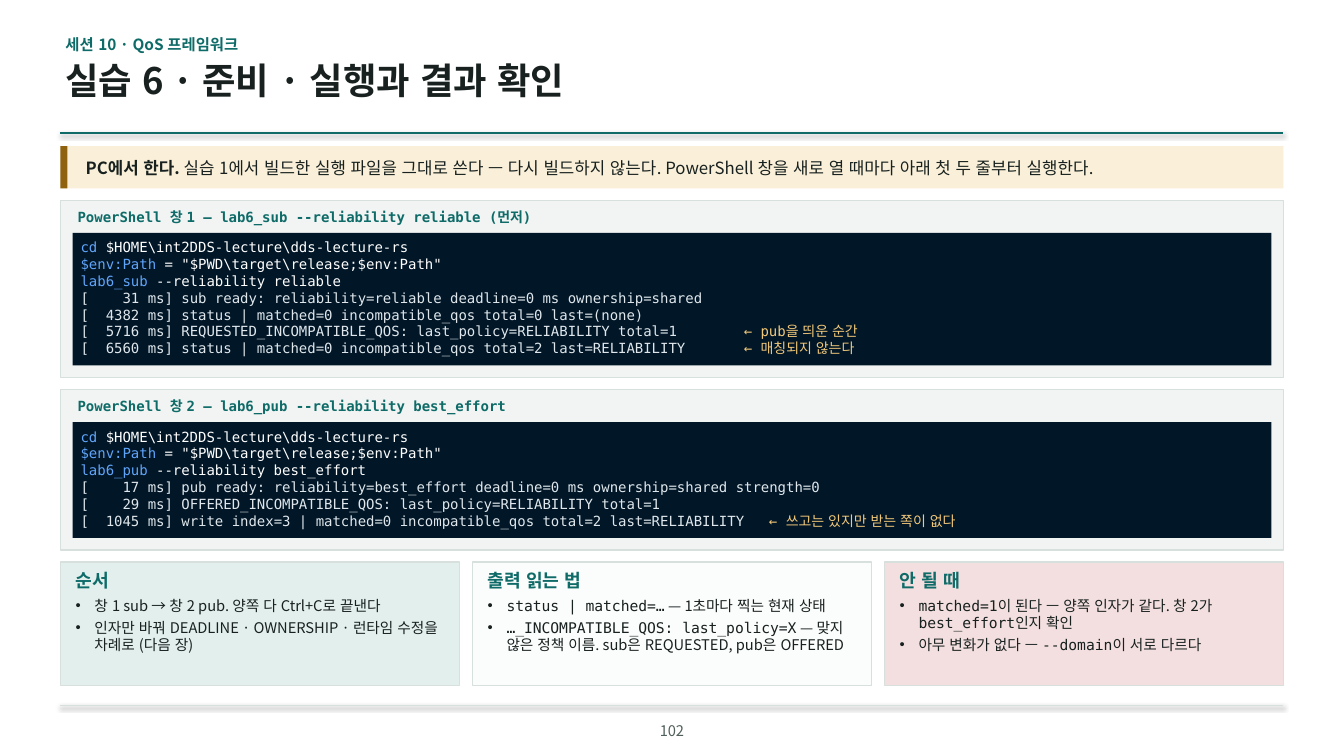
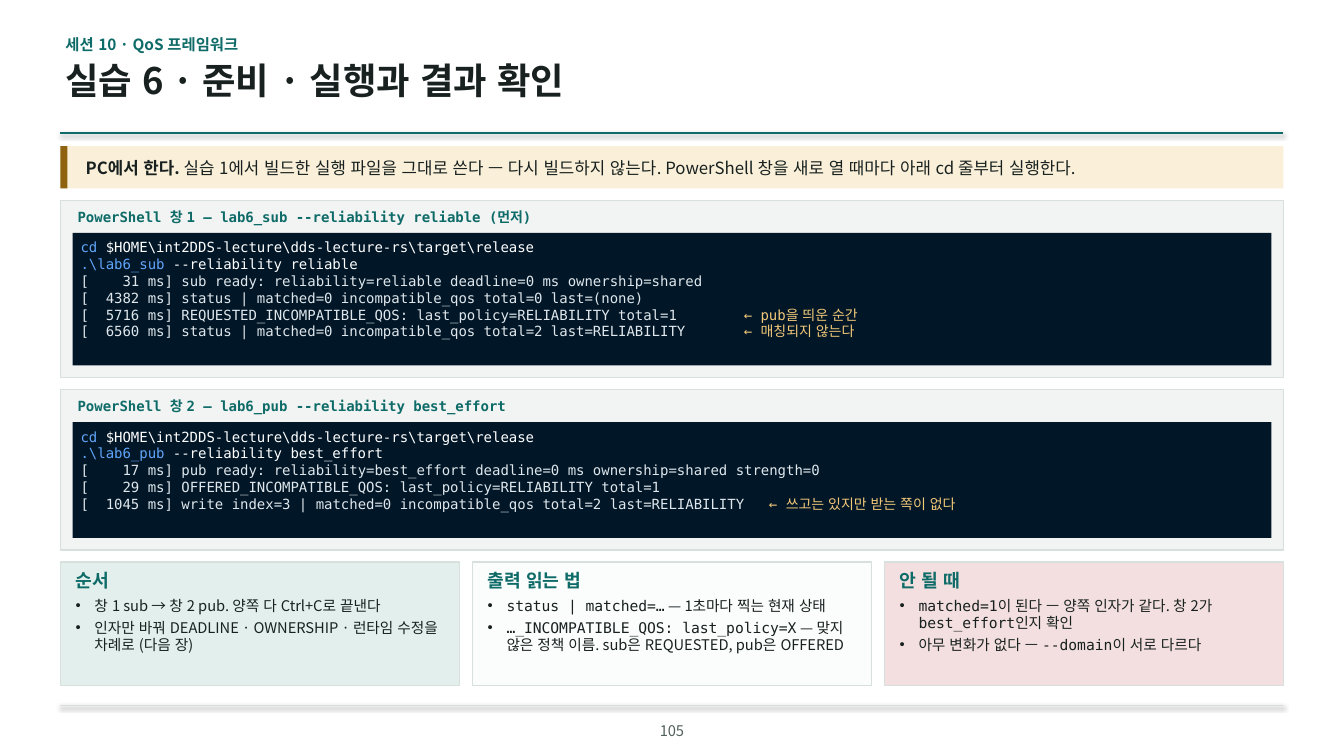
Before and after one commit to IntellectusCorp/int2DDS-lecture, a slide deck: slide 105 of int2dds-lecture-for-beginner.pptx (slide 102 before the commit). Drawn at 1344x756 pixels with LibreOffice and Linux fonts; fonts in the diff are those of the drawing; background and template pictures are left out. Boxes give left, top, right and bottom in pixels: in the first picture for what was removed or moved away, otherwise in the second. Text is boxed around its words. In the diff, an @@ line names an element or a change of style, - is before the commit and + after.

```diff
--- a/int2dds-lecture-for-beginner.pptx
+++ b/int2dds-lecture-for-beginner.pptx
@@ text at (86, 160, 1076, 176): text changed @@
-PC에서 한다. 실습 1에서 빌드한 실행 파일을 그대로 쓴다 — 다시 빌드하지 않는다. PowerShell 창을 새로 열 때마다 아래 첫 두 줄부터 실행한다.
+PC에서 한다. 실습 1에서 빌드한 실행 파일을 그대로 쓴다 — 다시 빌드하지 않는다. PowerShell 창을 새로 열 때마다 아래 cd 줄부터 실행한다.
@@ text in rectangle at (81, 241, 534, 273): text changed @@
-cd $HOME\int2DDS-lecture\dds-lecture-rs
-$env:Path = "$PWD\target\release;$env:Path"
-lab6_sub --reliability reliable
+cd $HOME\int2DDS-lecture\dds-lecture-rs\target\release
+.\lab6_sub --reliability reliable
@@ text in rectangle at (81, 431, 534, 462): text changed @@
-cd $HOME\int2DDS-lecture\dds-lecture-rs
-$env:Path = "$PWD\target\release;$env:Path"
-lab6_pub --reliability best_effort
+cd $HOME\int2DDS-lecture\dds-lecture-rs\target\release
+.\lab6_pub --reliability best_effort
@@ page number at (660, 725, 684, 736): text changed @@
-102
+105
```
Also in this commit, not shown: 16 other slides changed, 3 slides added.
